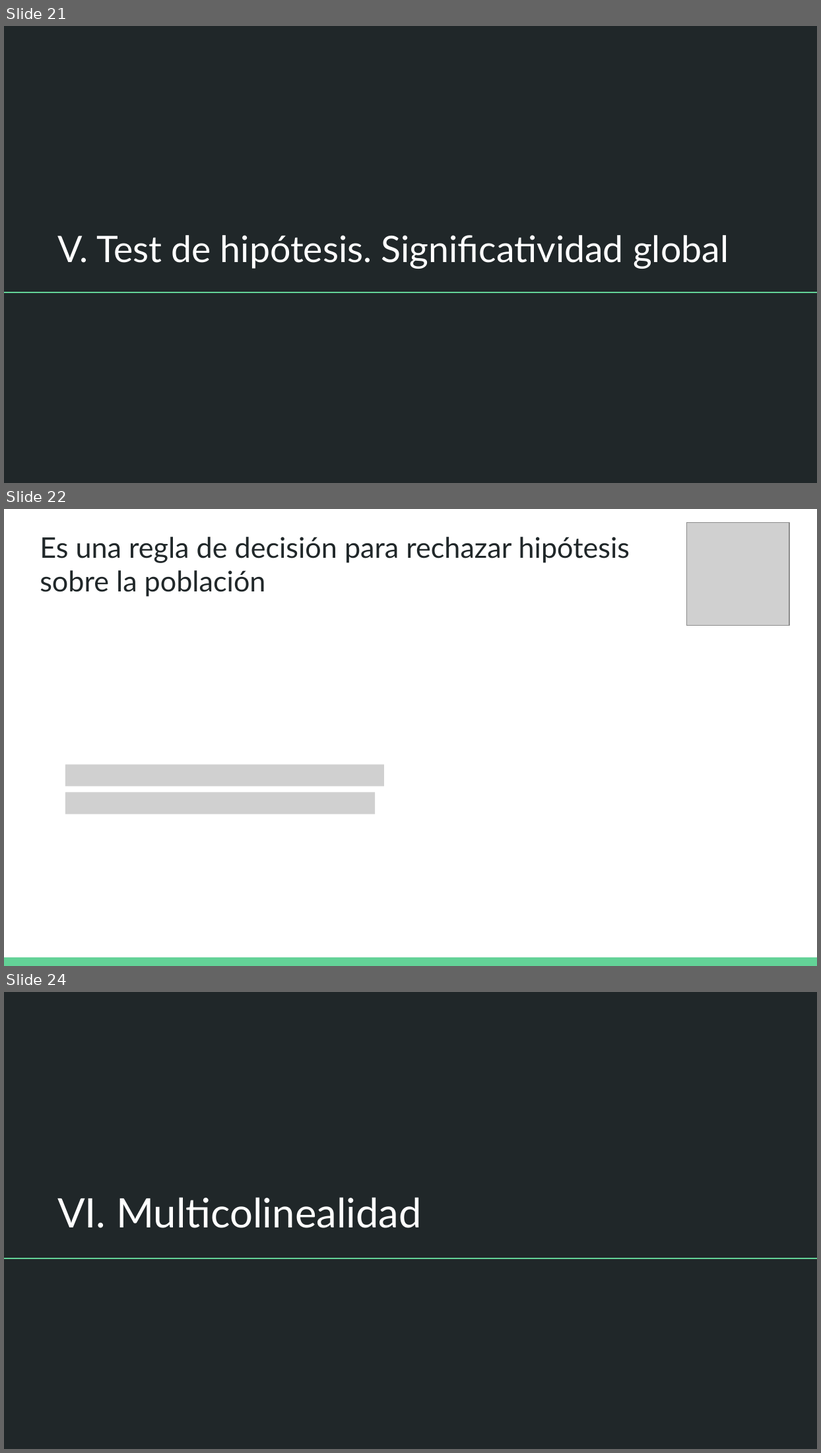
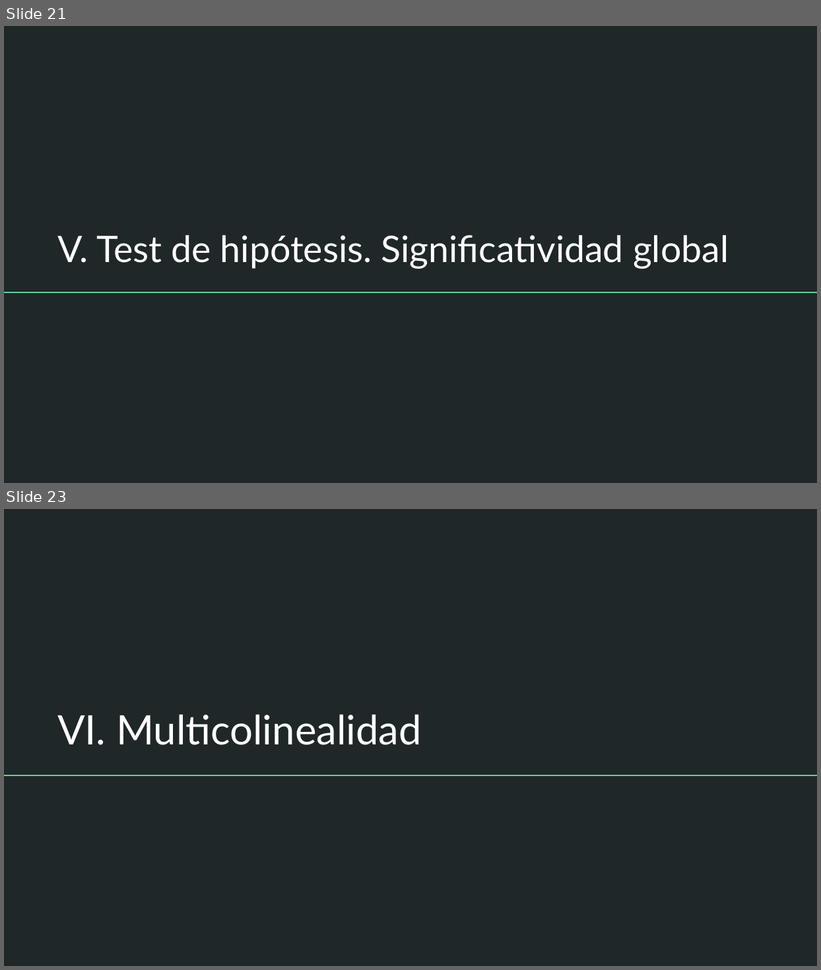
Before and after one commit to DCSCyHD/2023_modulo_3, a slide deck: clase3/teorica_3.pptx. Shown one above the other, each under a label of ours: slides 21, 22 and 24 before the commit, slides 21 and 23 after it; the slides between them are not shown. The pictures are 821x1453 and 821x970 pixels, drawn with LibreOffice and Linux fonts; fonts in the diff are those of the drawing; grey boxes stand for pictures. Boxes give left, top, right and bottom in pixels: in the first picture for what was removed or moved away, otherwise in the second. Text is boxed around its words. In the diff, an @@ line names an element or a change of style, - is before the commit and + after.

```diff
--- a/clase3/teorica_3.pptx
+++ b/clase3/teorica_3.pptx
@@ slide 22 removed at (4, 509, 817, 966), background #FFFFFF @@
@@ picture removed at (686, 523, 789, 625) @@
@@ title removed at (40, 537, 630, 597) @@
-Es una regla de decisión para rechazar hipótesis sobre la población
@@ picture removed at (65, 764, 384, 786) @@
@@ picture removed at (65, 793, 375, 815) @@
@@ rectangle removed at (4, 958, 817, 966) @@
@@ what was slide 24 is now slide 23 @@
```
Also in this commit, not shown: 5 slides changed, 5 slides added, 6 other slides removed, 1 other file.
